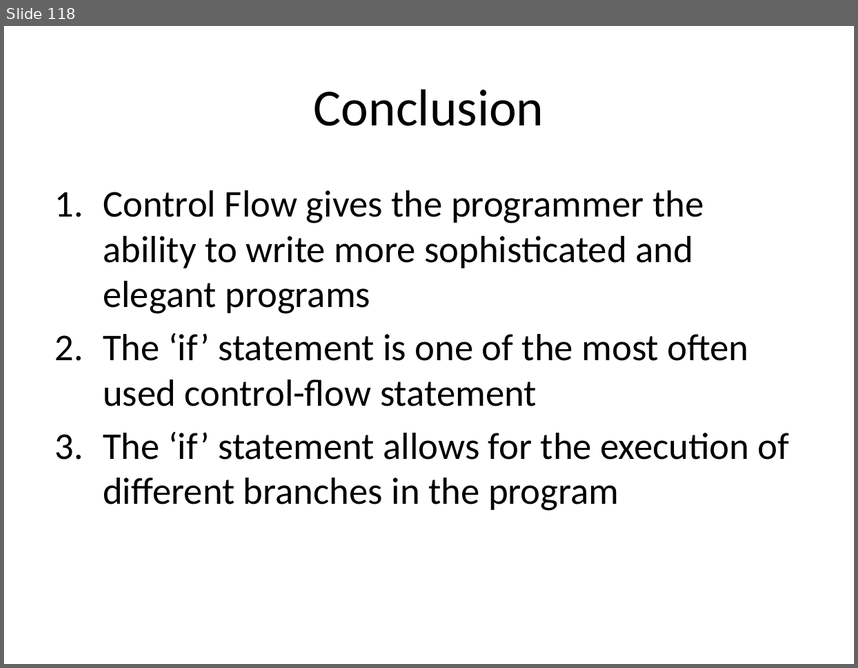
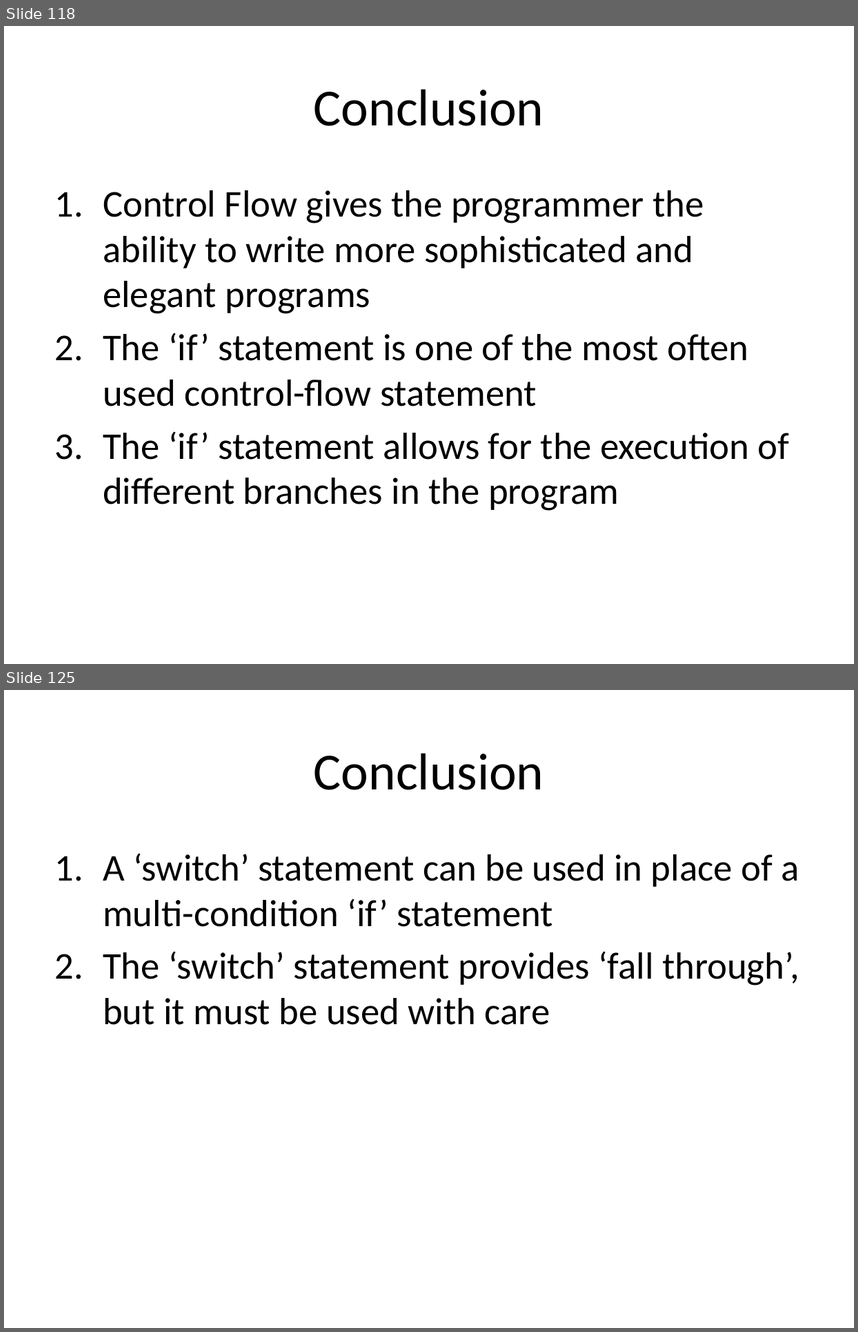
Before and after one commit to xiliax/web-programming-fundamentals, a slide deck: docs/learn-computer-programming.pptx. Shown one above the other, each under a label of ours: slide 118 before the commit, slides 118 and 125 after it; the slides between them are not shown. The pictures are 858x668 and 858x1332 pixels, drawn with LibreOffice and Linux fonts; fonts in the diff are those of the drawing. Boxes give left, top, right and bottom in pixels: in the first picture for what was removed or moved away, otherwise in the second. Text is boxed around its words. In the diff, an @@ line names an element or a change of style, - is before the commit and + after.

Commit message:
Updated document, slides and code example for c05s17 - JavaScript - Switch Statement

```diff
--- a/docs/learn-computer-programming.pptx
+++ b/docs/learn-computer-programming.pptx
@@ slide 125 added at [4, 690, 854, 1328], background #FFFFFF @@
@@ title added at [314, 753, 544, 790], 44 pt, text #000000 @@
+Conclusion
@@ text added at [103, 853, 800, 1025], 32 pt, text #000000 @@
+1. A ‘switch’ statement can be used in place of a multi-condition ‘if’ statement
+2. The ‘switch’ statement provides ‘fall through’, but it must be used with care
```
Also in this commit, not shown: 1 slide changed, 6 other slides added, 12 other files.
